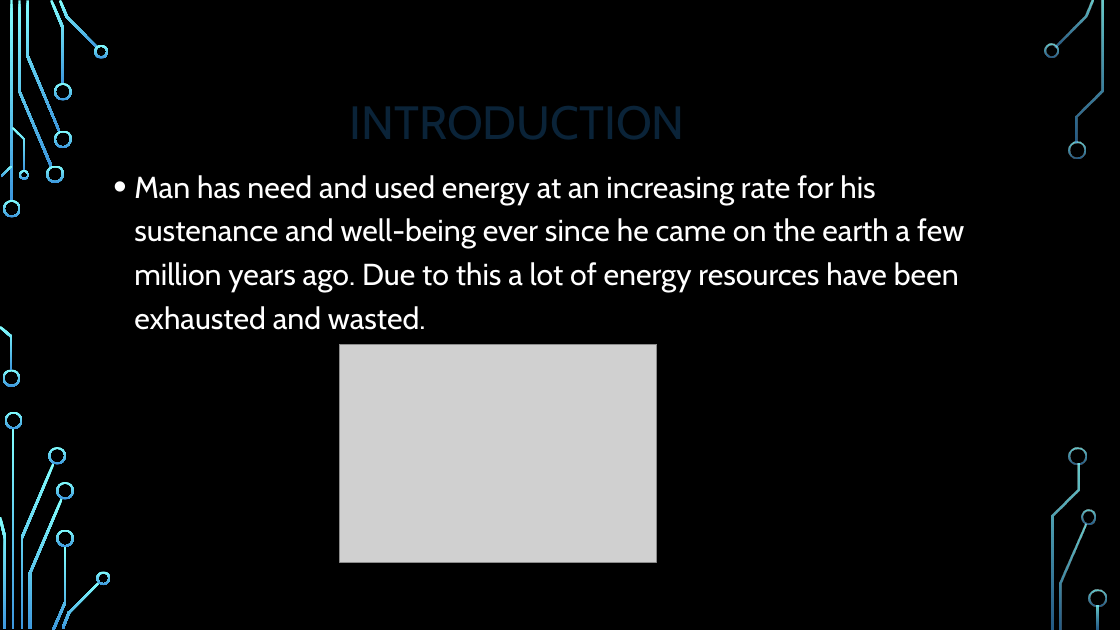
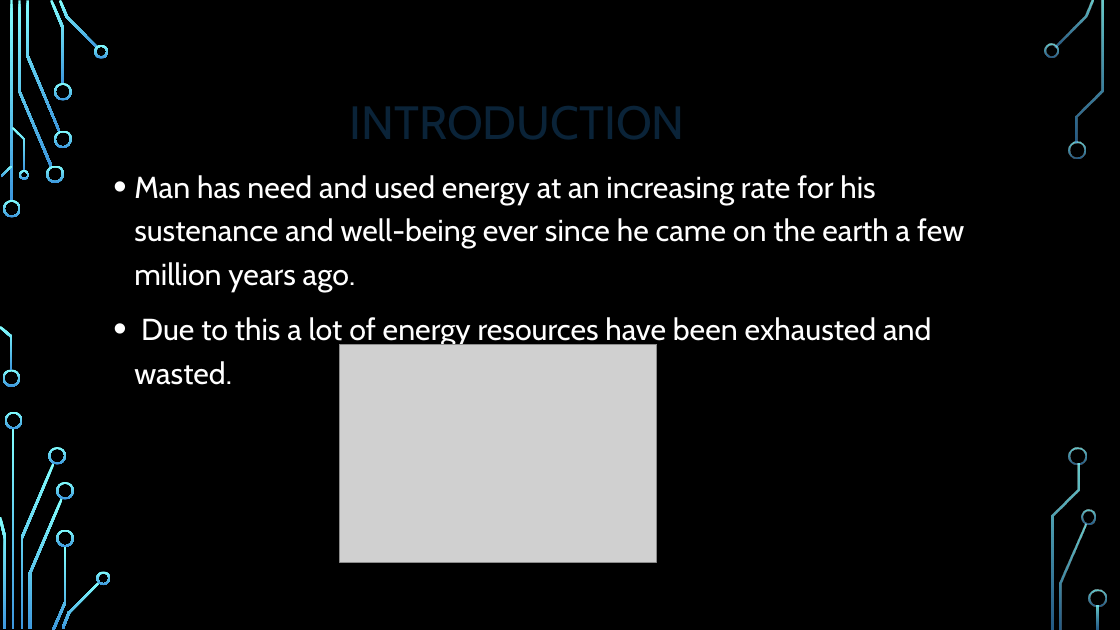
Before and after one commit to Abbashozefa/MINI-PROJECT-SEM1, a slide deck: slide 2 of mini project sem 1.pptx. Drawn at 1120x630 pixels with LibreOffice and Linux fonts; fonts in the diff are those of the drawing; grey boxes stand for pictures; background and template pictures are left out. Boxes give left, top, right and bottom in pixels: in the first picture for what was removed or moved away, otherwise in the second. Text is boxed around its words. In the diff, an @@ line names an element or a change of style, - is before the commit and + after.

```diff
--- a/mini project sem 1.pptx
+++ b/mini project sem 1.pptx
@@ text at (134,175,964,385): text changed @@
-• Man has need and used energy at an increasing rate for his sustenance and well-being ever since he came on the earth a few million years ago. Due to this a lot of energy resources have been exhausted and wasted.
+• Man has need and used energy at an increasing rate for his sustenance and well-being ever since he came on the earth a few million years ago.
+• Due to this a lot of energy resources have been exhausted and wasted.
```
Also in this commit, not shown: 2 other slides changed, 8 slides added, 1 slide removed.
